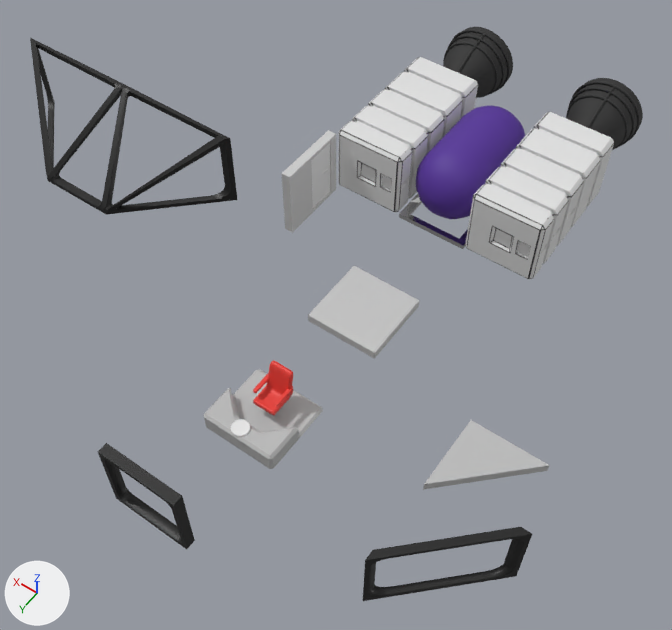
One commit to the Blender file res/base_models/plates_set_copy.blend: the scene before it, then after it.
The view is the same before and after, from a camera (50 mm lens) standing at (-9.84, 6.17, 18.3) and looking at (-1.65, -5.29, 0.29). The axes (+X, +Y, +Z) are drawn at lower left. The lights are the same throughout.

The scene before the commit, as lines of its bpy script (objects in view):
```python
ob_circle = bpy.data.objects.new('Circle', me_circle)
ob_circle.parent = ob_cube_053
ob_circle.location = (-1.96, -3.144, 0.675)
ob_cube_011 = bpy.data.objects.new('Cube.011', me_cube_001)
ob_cube_011.location = (-2.0, -6.0, -0.01)
ob_cube_053 = bpy.data.objects.new('Cube.053', me_cube_008)
ob_cube_053.location = (-2.01, -2.01, 1.14)
ob_cylinder_005 = bpy.data.objects.new('Cylinder.005', me_cylinder_001)
ob_cylinder_005.location = (-1.99, -11.9, 1.21)
ob_cylinder_005.rotation_euler = (1.571, 0.0, 0.0)  # degrees (90, 0, 0)
ob_cylinder_006 = bpy.data.objects.new('Cylinder.006', me_cylinder_004)
ob_cylinder_006.parent = ob_cube_053
ob_cylinder_006.location = (-2.029, -4.225, 0.271)
# also in view: 'Cube.030' at (1.12, -8.0, 1.1); 'Cube.017' at (4.79, -4.52, 3.11); 'Cube.054' at (-3.99, -12.18, 1.12); 'Cube.018' at (-1.64, 1.28, 1.12); 'Cube.006' at (-6.83, -3.71, 0.0)
```
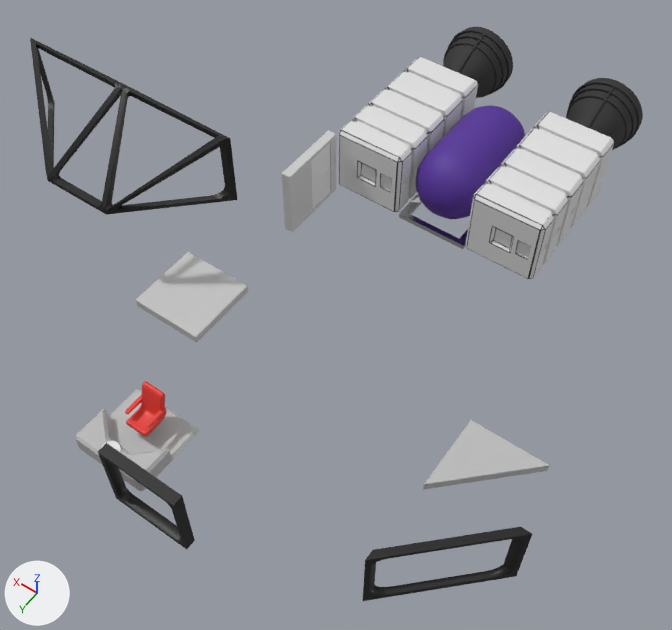
Diff of the bpy script that builds the scene:
```diff
--- a/res/base_models/plates_set_copy.blend.py
+++ b/res/base_models/plates_set_copy.blend.py
@@ me_cube_008 @@
 me_cube_008.from_pydata(...)  # 24 vertices, 19 faces; spans x -0.97..0.97, y -0.97..0.97, z -1.0..-0.44
 # used by ob_cube_053; location = (-2.01, -2.01, 1.14)
+# me_cube_008 part 1: the whole mesh is moved by (0.0, 0.0, 1.0)
 me_cube_008.materials.append(mat_pilotseatbase)
@@ ob_cube_011 @@
 ob_cube_011 = bpy.data.objects.new('Cube.011', me_cube_001)
-ob_cube_011.location = (-2.0, -6.0, -0.01)
+ob_cube_011.location = (1.81, -3.87, -0.01)
 _m = ob_cube_011.modifiers.new('Bevel', 'BEVEL')
@@ ob_cube_053 @@
 ob_cube_053 = bpy.data.objects.new('Cube.053', me_cube_008)
-ob_cube_053.location = (-2.01, -2.01, 1.14)
+ob_cube_053.location = (0.0, 0.0, 0.0)
 _m = ob_cube_053.modifiers.new('Bevel', 'BEVEL')
@@ ob_cylinder_006 @@
 ob_cylinder_006.parent = ob_cube_053
-ob_cylinder_006.matrix_parent_inverse = Matrix(((1.0, 0.0, 0.0, 2.005), (0.0, 1.0, 0.0, 4.003), (0.0, 0.0, 1.0, -1.138), (0.0, 0.0, 0.0, 1.0)))
-ob_cylinder_006.location = (-2.029, -4.225, 0.271)
+ob_cylinder_006.location = (-0.024, -0.222, 0.134)
@@ ob_circle @@
 ob_circle.parent = ob_cube_053
-ob_circle.matrix_parent_inverse = Matrix(((1.0, 0.0, 0.0, 2.005), (0.0, 1.0, 0.0, 3.888), (0.0, 0.0, 1.0, -1.138), (0.0, 0.0, 0.0, 1.0)))
-ob_circle.location = (-1.96, -3.144, 0.675)
+ob_circle.location = (0.0448, 0.744, 0.538)
```

Changed parts and their boxes [x1, y1, x2, y2] in the pictures (672 x 630 px):
'Cube.011', moved: before [308, 266, 419, 359]; after [136, 252, 248, 343]
'Cube.053', moved: before [204, 369, 323, 469]; after [75, 389, 199, 491]
'Cube.055', moved: before [253, 360, 293, 416]; after [126, 381, 165, 437]
'Circle', moved: before [231, 419, 250, 437]; after [101, 441, 121, 452]
'Cube.056', moved: before [275, 386, 293, 407]; after [146, 407, 167, 428]
'Cube.057', moved: before [253, 373, 269, 393]; after [125, 395, 142, 414]
